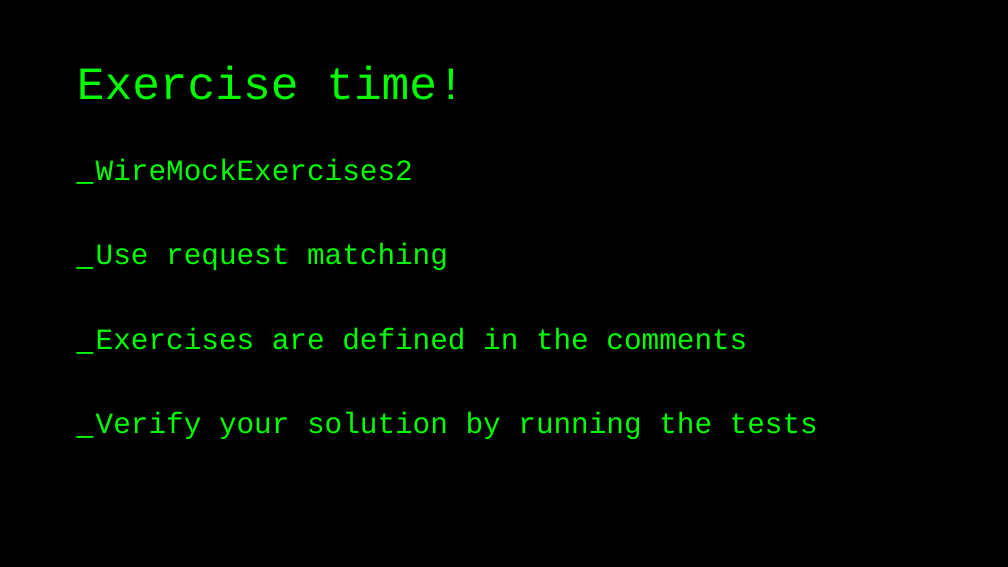
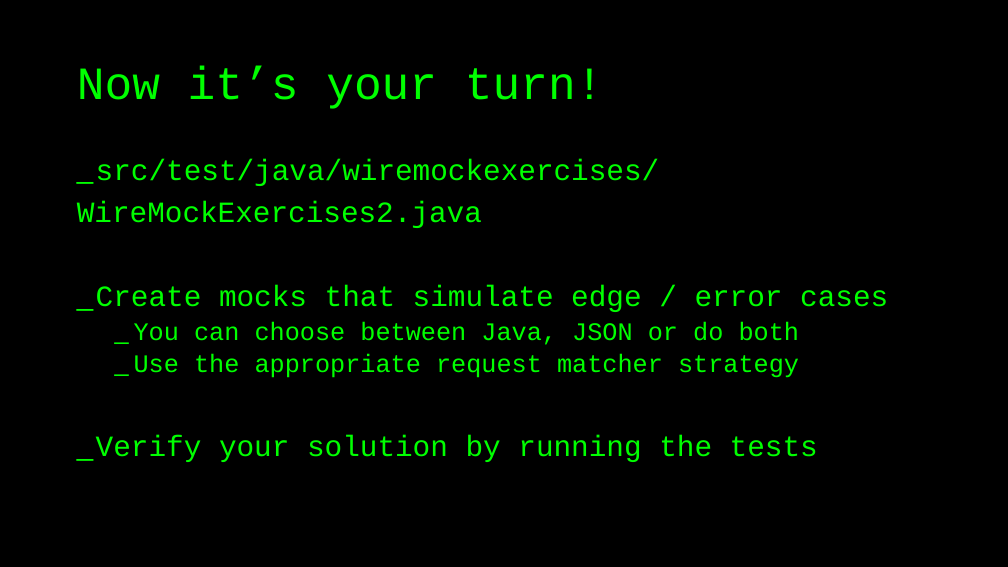
Before and after one commit to basdijkstra/wiremock-workshop, a slide deck: slide 36 of wiremock_workshop.pptx (slide 28 before the commit). Drawn at 1008x567 pixels with LibreOffice and Linux fonts; fonts in the diff are those of the drawing. Boxes give left, top, right and bottom in pixels: in the first picture for what was removed or moved away, otherwise in the second. Text is boxed around its words. In the diff, an @@ line names an element or a change of style, - is before the commit and + after.

Commit message:
Updated exercises and answers series 1 and 2

```diff
--- a/wiremock_workshop.pptx
+++ b/wiremock_workshop.pptx
@@ title at (77,67,604,109): text changed @@
-Exercise time!
+Now it’s your turn!
@@ text at (77,159,888,378): text changed @@
-_ WireMockExercises2
-_ Use request matching
-_ Exercises are defined in the comments
+_ src/test/java/wiremockexercises/
+WireMockExercises2.java
+_ Create mocks that simulate edge / error cases
+  _ You can choose between Java, JSON or do both
+  _ Use the appropriate request matcher strategy
```
Also in this commit, not shown: 15 other slides changed, 10 slides added, 7 slides removed, 24 other files.
